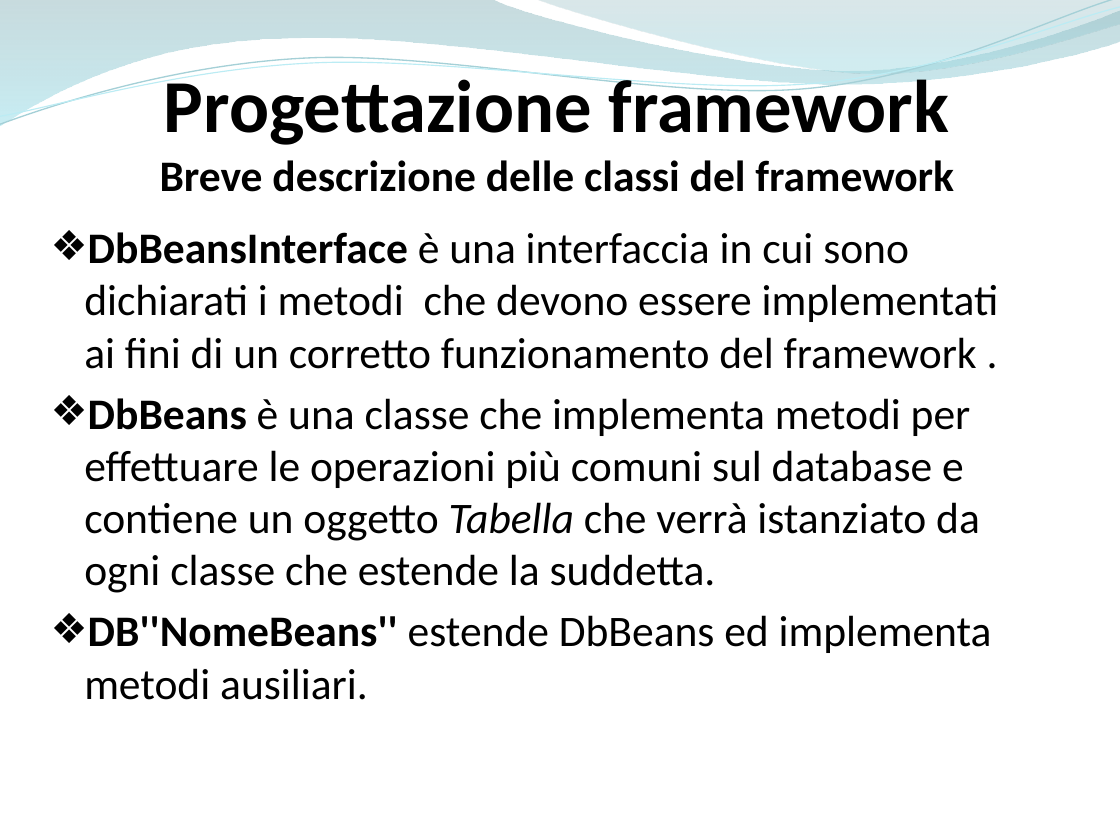
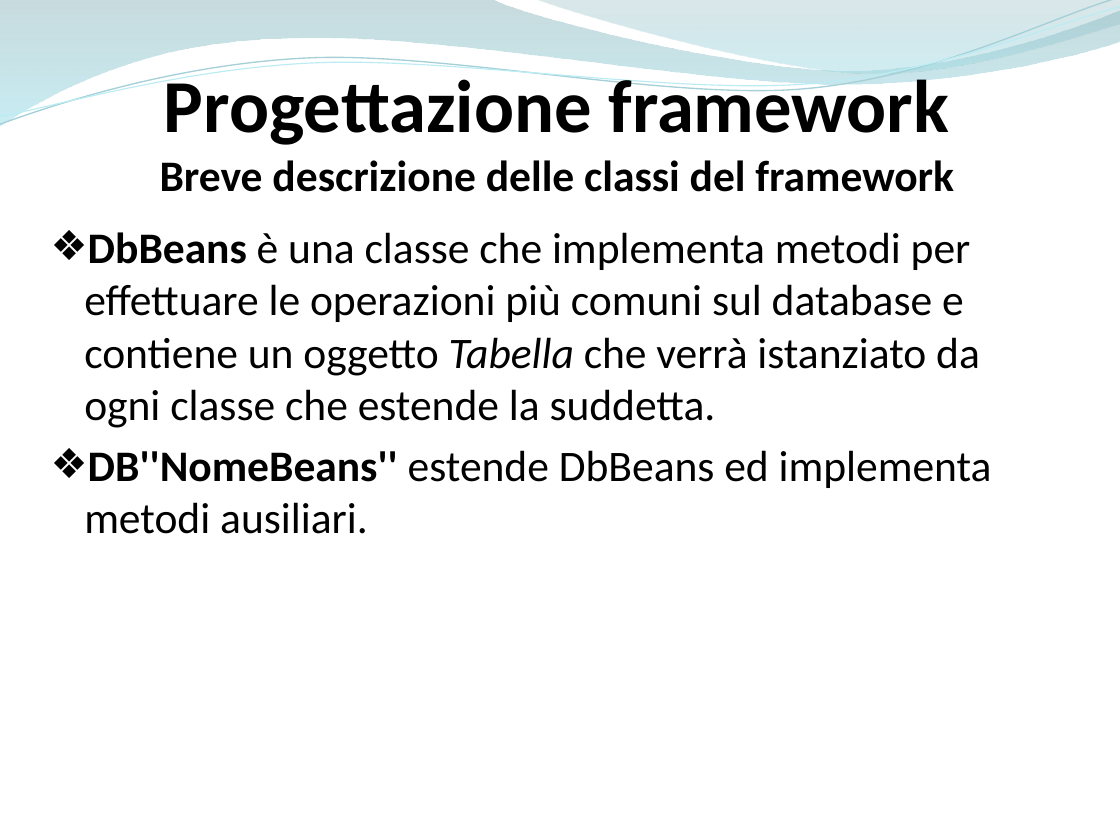
Before and after one commit to ammirate/at-silo, a slide deck: slide 66 of Presentazione/Atsilo1/[BOZZA] Atsilo_A_PresentazioneFinale copia.pptx. Drawn at 1120x840 pixels with LibreOffice and Linux fonts; fonts in the diff are those of the drawing. Boxes give left, top, right and bottom in pixels: in the first picture for what was removed or moved away, otherwise in the second. Text is boxed around its words. In the diff, an @@ line names an element or a change of style, - is before the commit and + after.

```diff
--- a/Presentazione/Atsilo1/[BOZZA] Atsilo_A_PresentazioneFinale copia.pptx
+++ b/Presentazione/Atsilo1/[BOZZA] Atsilo_A_PresentazioneFinale copia.pptx
@@ text at bbox=[84, 232, 999, 369]: paragraph removed @@
-❖ DbBeansInterface è una interfaccia in cui sono dichiarati i metodi che devono essere implementati ai fini di un corretto funzionamento del framework .
```
Also in this commit, not shown: 2 other slides changed.
